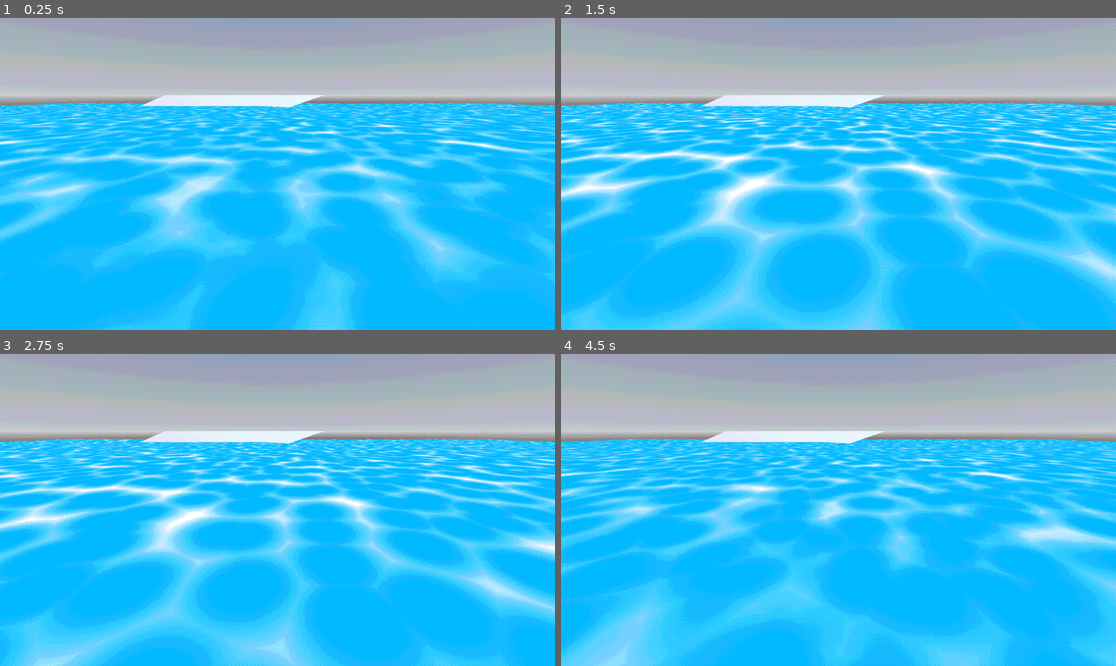
Above: before the commit, frames 1-4 (two rows, left to right).
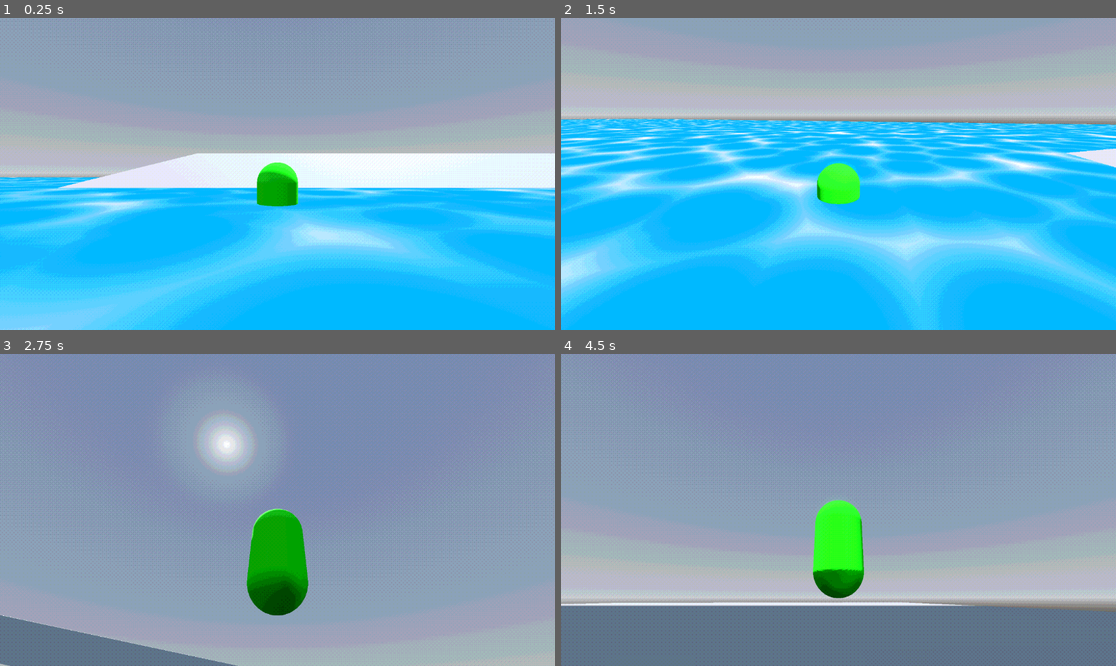
Above: after the commit, the same moments.

Repository: pobertt/32BitGameJam
Game: Godot game, scene res://world/scenes/world.tscn
The game is run twice, just before and just after one commit, with the same random seed, the same clock (stepped at 60 frames per second) and the same inputs.
Inputs (mouse positions are in pixels of both pictures, inside the frame that each line leads up to):
- Up to frame 1 (0.25 s): no input
- Up to frame 2 (1.5 s): tap Enter (ui_accept) at 0.5, 0.6, 0.77, 1.07, 1.35 s; move the mouse to (960, 158) at 0.52 s; hold D (right, bound only after the commit) 0.53-1.28 s; move the mouse to (727, 189) at 1.27 s; hold S (down, bound only after the commit) from 1.28 s (still down)
- Up to frame 3 (2.75 s): tap Enter (ui_accept) at 1.52, 1.82, 2.1 s; move the mouse to (333, 441) at 2.02 s; release S (down, bound only after the commit) at 2.03 s; hold D (right, bound only after the commit) from 2.03 s (still down)
- Up to frame 4 (4.5 s): move the mouse to (810, 572) at 2.77 s; release D (right, bound only after the commit) at 2.78 s; hold W (up, bound only after the commit) 2.78-3.53 s; tap Enter (ui_accept) at 2.85, 3.02, 3.32, 3.6, 3.77, 4.07, 4.35 s; move the mouse to (1005, 556) at 3.52 s; hold A (left, bound only after the commit) from 3.53 s (still down); move the mouse to (672, 463) at 4.27 s

The runs differ from the first frame. In frame 1, 65% of the frame differs, in the area x 0-100%, y 0-100%; in frame 2, 46%; in frame 3, 98%; in frame 4, 98%.

Commit message:
basic player

Diff:
--- /dev/null
+++ b/player.gd
@@ -0,0 +1,46 @@
+extends CharacterBody3D
+
+
+@onready var pivot = $camController
+@export var sens = 0.5
+
+const SPEED = 5.0
+const JUMP_VELOCITY = 4.5
+
+# Get the gravity from the project settings to be synced with RigidBody nodes.
+var gravity = ProjectSettings.get_setting("physics/3d/default_gravity")
+
+func _ready():
+	Input.mouse_mode = Input.MOUSE_MODE_CAPTURED
+
+func _input(event):
+	if event is InputEventMouseMotion:
+		rotate_y(deg_to_rad(-event.relative.x * sens))
+		pivot.rotate_x(deg_to_rad(-event.relative.y * sens))
+		pivot.rotation.x = clamp(pivot.rotation.x, deg_to_rad(-90), deg_to_rad(45))
+
+func _physics_process(delta):
+	# Add the gravity.
+	if not is_on_floor():
+		velocity.y -= gravity * delta
+
+	# Handle jump.
+	if Input.is_action_just_pressed("ui_accept") and is_on_floor():
+		velocity.y = JUMP_VELOCITY
+
+	# Handle quit.
+	if Input.is_action_just_pressed("quit"):
+		get_tree().quit()
+
+	# Get the input direction and handle the movement/deceleration.
+	# As good practice, you should replace UI actions with custom gameplay actions.
+	var input_dir = Input.get_vector("left", "right", "up", "down")
+	var direction = (transform.basis * Vector3(input_dir.x, 0, input_dir.y)).normalized()
+	if direction:
+		velocity.x = direction.x * SPEED
+		velocity.z = direction.z * SPEED
+	else:
+		velocity.x = move_toward(velocity.x, 0, SPEED)
+		velocity.z = move_toward(velocity.z, 0, SPEED)
+
+	move_and_slide()
--- /dev/null
+++ b/player.tscn
@@ -0,0 +1,34 @@
+[gd_scene load_steps=5 format=3 uid="uid://co4ho06w4eboa"]
+
+[ext_resource type="Script" path="res://player.gd" id="1_wouwa"]
+
+[sub_resource type="StandardMaterial3D" id="StandardMaterial3D_yqc8w"]
+albedo_color = Color(0.0823529, 1, 0, 1)
+
+[sub_resource type="CapsuleMesh" id="CapsuleMesh_3su2t"]
+
+[sub_resource type="CapsuleShape3D" id="CapsuleShape3D_06pvq"]
+
+[node name="player" type="CharacterBody3D"]
+transform = Transform3D(1, 0, 0, 0, 1, 0, 0, 0, 1, -0.000625849, 0, -0.00813675)
+script = ExtResource("1_wouwa")
+
+[node name="bodyMesh" type="MeshInstance3D" parent="."]
+transform = Transform3D(1, 0, 0, 0, 1, 0, 0, 0, 1, 0, 1, 0)
+material_override = SubResource("StandardMaterial3D_yqc8w")
+mesh = SubResource("CapsuleMesh_3su2t")
+
+[node name="CollisionShape3D" type="CollisionShape3D" parent="."]
+transform = Transform3D(1.1, 0, 0, 0, 1.1, 0, 0, 0, 1.1, 0, 1, 0)
+shape = SubResource("CapsuleShape3D_06pvq")
+
+[node name="camController" type="Node3D" parent="."]
+transform = Transform3D(1, 0, 0, 0, 1, 0, 0, 0, 1, 0, 0.608772, 0)
+
+[node name="SpringArm3D" type="SpringArm3D" parent="camController"]
+transform = Transform3D(1, 0, 0, 0, 1, 0, 0, 0, 1, 0, 1.10509, 0)
+spring_length = 5.0
+margin = 0.5
+
+[node name="Camera3D" type="Camera3D" parent="camController/SpringArm3D"]
+transform = Transform3D(1, 0, 0, 0, 1, 0, 0, 0, 1, 0, 0, 5)
--- /dev/null
+++ b/player/scenes/player.tscn
@@ -0,0 +1,3 @@
+[gd_scene format=3 uid="uid://bo3l8ue8kqjjo"]
+
+[node name="player" type="Node3D"]
--- a/project.godot
+++ b/project.godot
@@ -14,3 +14,31 @@
 run/main_scene="res://world/scenes/world.tscn"
 config/features=PackedStringArray("4.2", "Forward Plus")
 config/icon="res://icon.svg"
+
+[input]
+
+up={
+"deadzone": 0.5,
+"events": [Object(InputEventKey,"resource_local_to_scene":false,"resource_name":"","device":-1,"window_id":0,"alt_pressed":false,"shift_pressed":false,"ctrl_pressed":false,"meta_pressed":false,"pressed":false,"keycode":0,"physical_keycode":87,"key_label":0,"unicode":119,"echo":false,"script":null)
+]
+}
+down={
+"deadzone": 0.5,
+"events": [Object(InputEventKey,"resource_local_to_scene":false,"resource_name":"","device":-1,"window_id":0,"alt_pressed":false,"shift_pressed":false,"ctrl_pressed":false,"meta_pressed":false,"pressed":false,"keycode":0,"physical_keycode":83,"key_label":0,"unicode":115,"echo":false,"script":null)
+]
+}
+left={
+"deadzone": 0.5,
+"events": [Object(InputEventKey,"resource_local_to_scene":false,"resource_name":"","device":-1,"window_id":0,"alt_pressed":false,"shift_pressed":false,"ctrl_pressed":false,"meta_pressed":false,"pressed":false,"keycode":0,"physical_keycode":65,"key_label":0,"unicode":97,"echo":false,"script":null)
+]
+}
+right={
+"deadzone": 0.5,
+"events": [Object(InputEventKey,"resource_local_to_scene":false,"resource_name":"","device":-1,"window_id":0,"alt_pressed":false,"shift_pressed":false,"ctrl_pressed":false,"meta_pressed":false,"pressed":false,"keycode":0,"physical_keycode":68,"key_label":0,"unicode":100,"echo":false,"script":null)
+]
+}
+quit={
+"deadzone": 0.5,
+"events": [Object(InputEventKey,"resource_local_to_scene":false,"resource_name":"","device":-1,"window_id":0,"alt_pressed":false,"shift_pressed":false,"ctrl_pressed":false,"meta_pressed":false,"pressed":false,"keycode":0,"physical_keycode":4194305,"key_label":0,"unicode":0,"echo":false,"script":null)
+]
+}
--- a/world/scenes/world.tscn
+++ b/world/scenes/world.tscn
@@ -1,14 +1,8 @@
-[gd_scene load_steps=11 format=3 uid="uid://cf3fulblelx4m"]
+[gd_scene load_steps=14 format=3 uid="uid://cf3fulblelx4m"]
 
 [ext_resource type="Shader" path="res://world/shaders/psxpostprocess.gdshader" id="1_aqwbn"]
 [ext_resource type="Shader" path="res://world/shaders/anime-esquewater.gdshader" id="1_gpkw7"]
-
-[sub_resource type="ShaderMaterial" id="ShaderMaterial_hsaa1"]
-shader = ExtResource("1_aqwbn")
-shader_parameter/enabled = true
-shader_parameter/dithering = true
-shader_parameter/colors = 12
-shader_parameter/dither_size = 2
+[ext_resource type="PackedScene" uid="uid://co4ho06w4eboa" path="res://player.tscn" id="3_dswo8"]
 
 [sub_resource type="ProceduralSkyMaterial" id="ProceduralSkyMaterial_rjpoh"]
 sky_horizon_color = Color(0.64625, 0.65575, 0.67075, 1)
@@ -22,6 +16,13 @@
 sky = SubResource("Sky_vstev")
 tonemap_mode = 2
 glow_enabled = true
+
+[sub_resource type="ShaderMaterial" id="ShaderMaterial_hsaa1"]
+shader = ExtResource("1_aqwbn")
+shader_parameter/enabled = true
+shader_parameter/dithering = true
+shader_parameter/colors = 12
+shader_parameter/dither_size = 2
 
 [sub_resource type="ShaderMaterial" id="ShaderMaterial_hweut"]
 render_priority = 0
@@ -37,63 +38,78 @@
 size = Vector2(200, 200)
 subdivide_width = 16
 
+[sub_resource type="PlaneMesh" id="PlaneMesh_m7sny"]
+size = Vector2(200, 200)
+
+[sub_resource type="ConcavePolygonShape3D" id="ConcavePolygonShape3D_fr6eu"]
+data = PackedVector3Array(50, 0, 50, -50, 0, 50, 50, 0, -50, -50, 0, 50, -50, 0, -50, 50, 0, -50)
+
 [sub_resource type="PlaneMesh" id="PlaneMesh_vbm3l"]
 size = Vector2(50, 50)
 
 [sub_resource type="ConcavePolygonShape3D" id="ConcavePolygonShape3D_vbjd7"]
 data = PackedVector3Array(50, 0, 50, -50, 0, 50, 50, 0, -50, -50, 0, 50, -50, 0, -50, 50, 0, -50)
 
-[node name="SubViewportContainer" type="SubViewportContainer"]
+[node name="world" type="Node3D"]
+
+[node name="WorldEnvironment" type="WorldEnvironment" parent="."]
+environment = SubResource("Environment_coafa")
+
+[node name="DirectionalLight3D" type="DirectionalLight3D" parent="."]
+transform = Transform3D(-0.866023, -0.433016, 0.250001, 0, 0.499998, 0.866027, -0.500003, 0.749999, -0.43301, 0, 0, 0)
+shadow_enabled = true
+
+[node name="SubViewportContainer" type="SubViewportContainer" parent="."]
 material = SubResource("ShaderMaterial_hsaa1")
 offset_top = -4.0
 offset_right = 1920.0
 offset_bottom = 1078.0
 stretch = true
 
-[node name="SubViewport" type="SubViewport" parent="."]
+[node name="SubViewport" type="SubViewport" parent="SubViewportContainer"]
 handle_input_locally = false
 size = Vector2i(1920, 1082)
 render_target_update_mode = 4
 
-[node name="world" type="Node3D" parent="SubViewport"]
+[node name="environment" type="Node3D" parent="SubViewportContainer/SubViewport"]
 
-[node name="WorldEnvironment" type="WorldEnvironment" parent="SubViewport/world"]
-environment = SubResource("Environment_coafa")
+[node name="ocean" type="Node3D" parent="SubViewportContainer/SubViewport/environment"]
 
-[node name="DirectionalLight3D" type="DirectionalLight3D" parent="SubViewport/world"]
-transform = Transform3D(-0.866023, -0.433016, 0.250001, 0, 0.499998, 0.866027, -0.500003, 0.749999, -0.43301, 0, 0, 0)
-shadow_enabled = true
-
-[node name="Camera3D" type="Camera3D" parent="SubViewport/world"]
-transform = Transform3D(1, 0, 0, 0, 0.933749, 0.357928, 0, -0.357928, 0.933749, -0.220991, 2.99175, 6.4023)
-
-[node name="environment" type="Node3D" parent="SubViewport/world"]
-
-[node name="ocean" type="Node3D" parent="SubViewport/world/environment"]
-
-[node name="mesh" type="MeshInstance3D" parent="SubViewport/world/environment/ocean"]
+[node name="mesh" type="MeshInstance3D" parent="SubViewportContainer/SubViewport/environment/ocean"]
 transform = Transform3D(1, 0, 0, 0, 1, 0, 0, 0, 1, 0, -0.306165, 0)
 mesh = SubResource("PlaneMesh_3b31k")
-skeleton = NodePath("../../..")
+skeleton = NodePath("../../../../..")
 
-[node name="floors" type="Node3D" parent="SubViewport/world/environment"]
+[node name="floors" type="Node3D" parent="SubViewportContainer/SubViewport/environment"]
 
-[node name="floor1" type="MeshInstance3D" parent="SubViewport/world/environment/floors"]
-transform = Transform3D(1, 0, 0, 0, 0.980765, -0.195193, 0, 0.195193, 0.980765, -24.104, -1.50766, -64.1192)
+[node name="floor1" type="MeshInstance3D" parent="SubViewportContainer/SubViewport/environment/floors"]
+transform = Transform3D(1, 0, 0, 0, 1, 0, 0, 0, 1, 0, -3.56712, 0)
+mesh = SubResource("PlaneMesh_m7sny")
+
+[node name="StaticBody3D" type="StaticBody3D" parent="SubViewportContainer/SubViewport/environment/floors/floor1"]
+
+[node name="CollisionShape3D" type="CollisionShape3D" parent="SubViewportContainer/SubViewport/environment/floors/floor1/StaticBody3D"]
+shape = SubResource("ConcavePolygonShape3D_fr6eu")
+
+[node name="floor2" type="MeshInstance3D" parent="SubViewportContainer/SubViewport/environment/floors"]
+transform = Transform3D(0.678557, -0.143379, -0.720419, 0, 0.980765, -0.195193, 0.734548, 0.13245, 0.665505, -18.0892, -1.50766, -73.967)
 mesh = SubResource("PlaneMesh_vbm3l")
-skeleton = NodePath("../../..")
+skeleton = NodePath("../../../../../../..")
 
-[node name="StaticBody3D" type="StaticBody3D" parent="SubViewport/world/environment/floors/floor1"]
+[node name="StaticBody3D" type="StaticBody3D" parent="SubViewportContainer/SubViewport/environment/floors/floor2"]
 
-[node name="CollisionShape3D" type="CollisionShape3D" parent="SubViewport/world/environment/floors/floor1/StaticBody3D"]
+[node name="CollisionShape3D" type="CollisionShape3D" parent="SubViewportContainer/SubViewport/environment/floors/floor2/StaticBody3D"]
 shape = SubResource("ConcavePolygonShape3D_vbjd7")
 
-[node name="floor2" type="MeshInstance3D" parent="SubViewport/world/environment/floors"]
-transform = Transform3D(0.678557, -0.143379, -0.720419, 0, 0.980765, -0.195193, 0.734548, 0.13245, 0.665505, -18.0892, -1.50766, -73.967)
+[node name="floor3" type="MeshInstance3D" parent="SubViewportContainer/SubViewport/environment/floors"]
+transform = Transform3D(1, 0, 0, 0, 0.980765, -0.195193, 0, 0.195193, 0.980765, -24.104, -1.50766, -64.1192)
 mesh = SubResource("PlaneMesh_vbm3l")
 skeleton = NodePath("../../../../..")
 
-[node name="StaticBody3D" type="StaticBody3D" parent="SubViewport/world/environment/floors/floor2"]
+[node name="StaticBody3D" type="StaticBody3D" parent="SubViewportContainer/SubViewport/environment/floors/floor3"]
 
-[node name="CollisionShape3D" type="CollisionShape3D" parent="SubViewport/world/environment/floors/floor2/StaticBody3D"]
+[node name="CollisionShape3D" type="CollisionShape3D" parent="SubViewportContainer/SubViewport/environment/floors/floor3/StaticBody3D"]
 shape = SubResource("ConcavePolygonShape3D_vbjd7")
+
+[node name="player" parent="SubViewportContainer/SubViewport" instance=ExtResource("3_dswo8")]
+transform = Transform3D(1, 0, 0, 0, 1, 0, 0, 0, 1, -37.7172, -1.41119, -64.6039)
